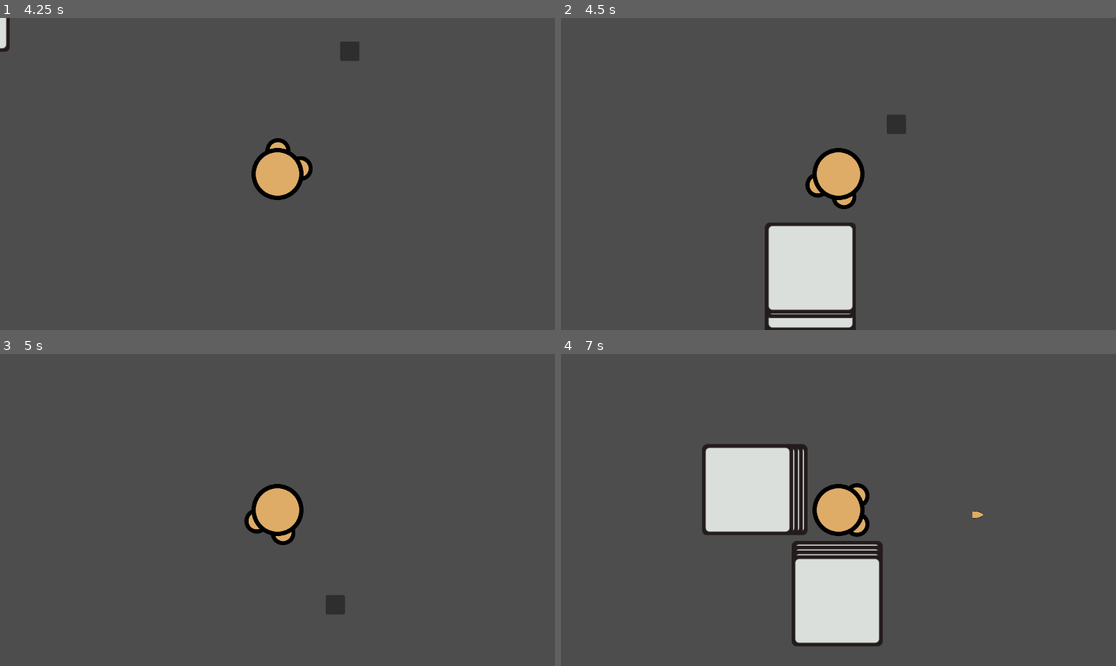
Above: before the commit, frames 1-4 (two rows, left to right).
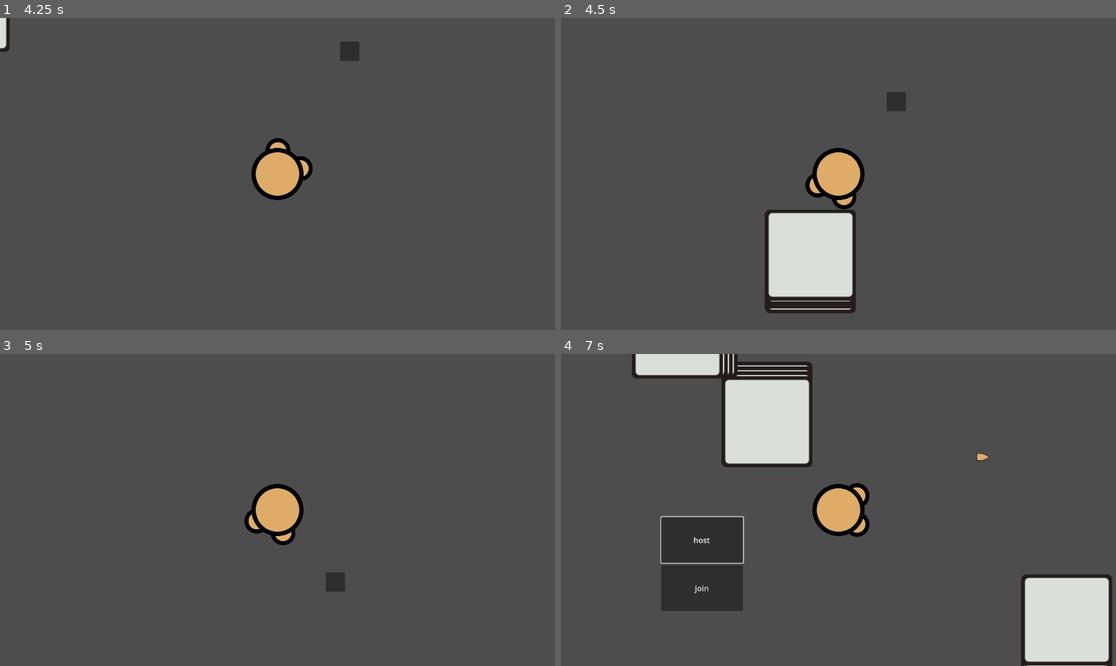
Above: after the commit, the same moments.

Repository: Tiffycake/Jank
Game: Godot game, scene res://Main Scene.tscn
Two runs of this game, one before a commit and one after it. Both use one fixed random seed, a clock stepped at 60 frames per second and the inputs below.
Inputs (mouse positions are in pixels of both pictures, inside the frame that each line leads up to):
- Up to frame 1 (4.25 s): click (493, 111) at 0.5 s; click "host" at 1.25 s; move the mouse to (399, 158) at 2.02 s; press the mouse at (399, 158) at 2.03 s; hold D (right) 2.03-2.78 s; move the mouse to (166, 189) at 2.77 s; release the mouse at (166, 189) at 2.78 s; hold S (down) 2.78-3.53 s; right-click (166, 189) at 2.85 s; move the mouse to (333, 105) at 3.52 s; press the mouse at (333, 105) at 3.53 s; hold D (right) from 3.53 s (still down)
- Up to frame 2 (4.5 s): move the mouse to (810, 236) at 4.27 s; release D (right) at 4.28 s; release the mouse at (810, 236) at 4.28 s; hold W (up) from 4.28 s (still down); right-click (810, 236) at 4.35 s
- Up to frame 3 (5 s): keep holding W (up)
- Up to frame 4 (7 s): move the mouse to (1005, 556) at 5.02 s; release W (up) at 5.03 s; press the mouse at (1005, 556) at 5.03 s; hold A (left) 5.03-6.53 s; move the mouse to (672, 463) at 5.77 s; release the mouse at (672, 463) at 5.78 s; right-click (672, 463) at 5.85 s; move the mouse to (866, 510) at 6.52 s; press the mouse at (866, 510) at 6.53 s; hold S (down) from 6.53 s (still down)

Frame 1 is identical in both runs. In frame 2, 2.7% of the frame differs, in the area x 36-63%, y 23-100%; in frame 3, 0.4%; in frame 4, 25%, in the area x 12-100%, y 0-100%.

Commit message:
squishable physics yippeee :3

Diff:
--- a/scenes/player.tscn
+++ b/scenes/player.tscn
@@ -19,6 +19,7 @@
 properties/1/replication_mode = 1
 
 [node name="Player" type="CharacterBody2D"]
+motion_mode = 1
 script = ExtResource("1_i3pqv")
 
 [node name="Sprite2D" type="Sprite2D" parent="."]
--- a/scripts/player.gd
+++ b/scripts/player.gd
@@ -7,9 +7,12 @@
 @onready var coolBox : CollisionShape2D  = $"CollisionBox2D" # :sunglasses:
 
 const wall = preload("res://scenes/basic_wall.tscn")
-var growSpeed : int = 60
-var counter1 : int = growSpeed
-var counterdelta : int = -1
+
+const maxScale := 1.0
+const minScale := 0.75
+const scale_factor := 3.5
+
+var inputDir : Vector2
 
 # Called when the node enters the scene tree for the first time.
 func _ready() -> void:
@@ -23,7 +26,7 @@
 		look_at(get_global_mouse_position())
 	var attack = Input.is_action_pressed("leftClick")
 	var use = Input.is_action_pressed("rightClick")
-	var inputDir = Input.get_vector("left","right","up","down")
+	inputDir = Input.get_vector("left","right","up","down")
 	velocity = inputDir * speed
 
 	if use == true:
@@ -41,15 +44,22 @@
 func _physics_process(_delta: float) -> void:
 	if is_multiplayer_authority():
 		get_input()
+
+	if (is_on_wall()):
+		var angle_to_wall = rad_to_deg(inputDir.angle_to(get_wall_normal()))
+		if (angle_to_wall < 0): angle_to_wall = angle_to_wall * -1
+		if(angle_to_wall > 130 and angle_to_wall < 230 and inputDir != Vector2(0,0)):
+			if(coolBox.scale.x > minScale):
+				coolBox.scale = Vector2(coolBox.scale.x - _delta * scale_factor, coolBox.scale.y - _delta * scale_factor)
+		else:
+			if(coolBox.scale.x < maxScale):
+				coolBox.scale = Vector2(coolBox.scale.x + _delta * scale_factor, coolBox.scale.y + _delta * scale_factor)
+	else:
+		if(coolBox.scale.x < maxScale):
+			coolBox.scale = Vector2(coolBox.scale.x + _delta * scale_factor, coolBox.scale.y + _delta * scale_factor)
+
 	move_and_slide()
 
-
-	coolBox.set_scale(Vector2(counter1/float(growSpeed),counter1/float(growSpeed)))
-
-	counter1+=counterdelta
-
-	if counter1 < 0 or  counter1 > 100:
-		counterdelta *= -1
 
 func _enter_tree() -> void:
 	set_multiplayer_authority(name.to_int())
